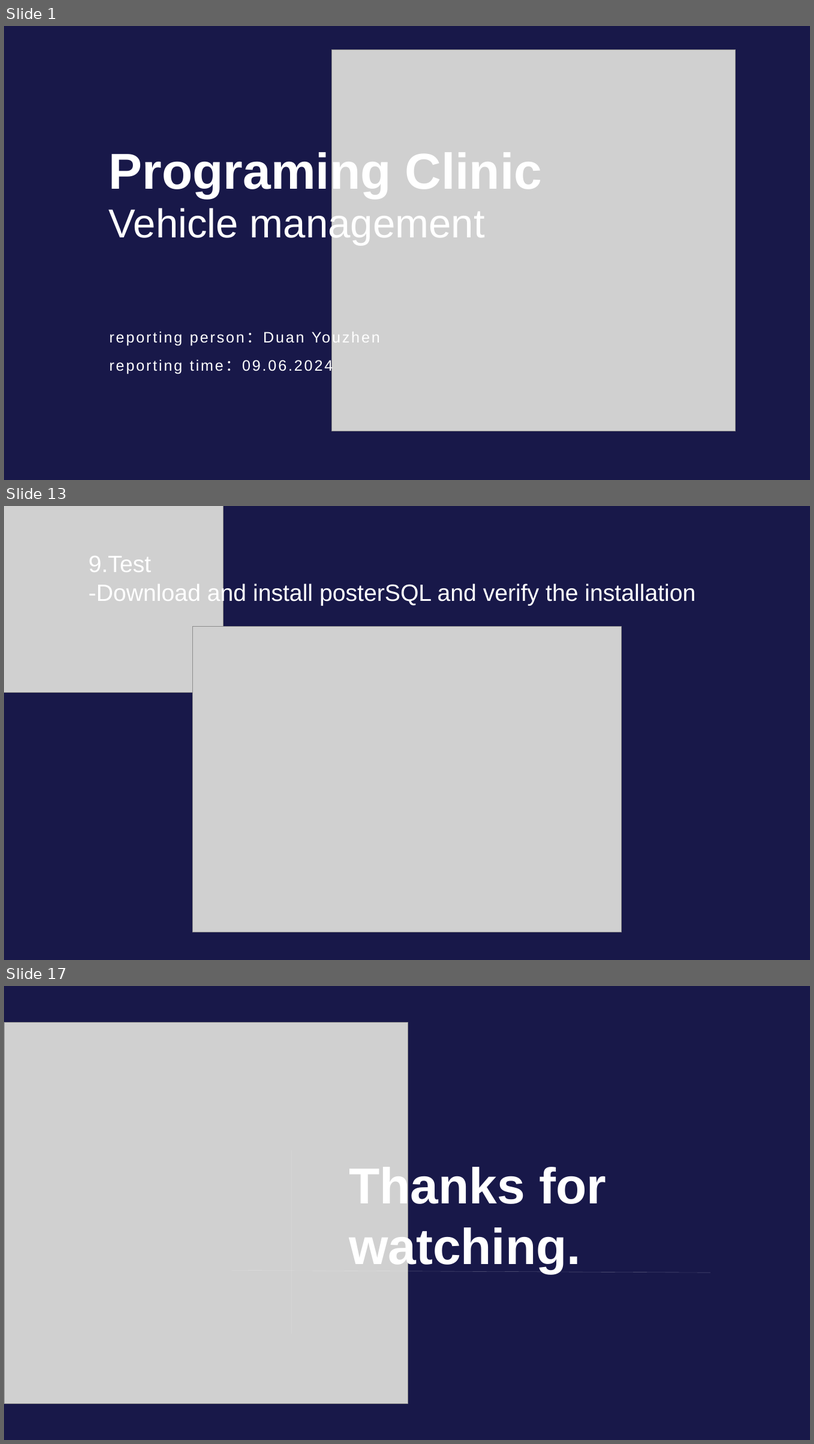
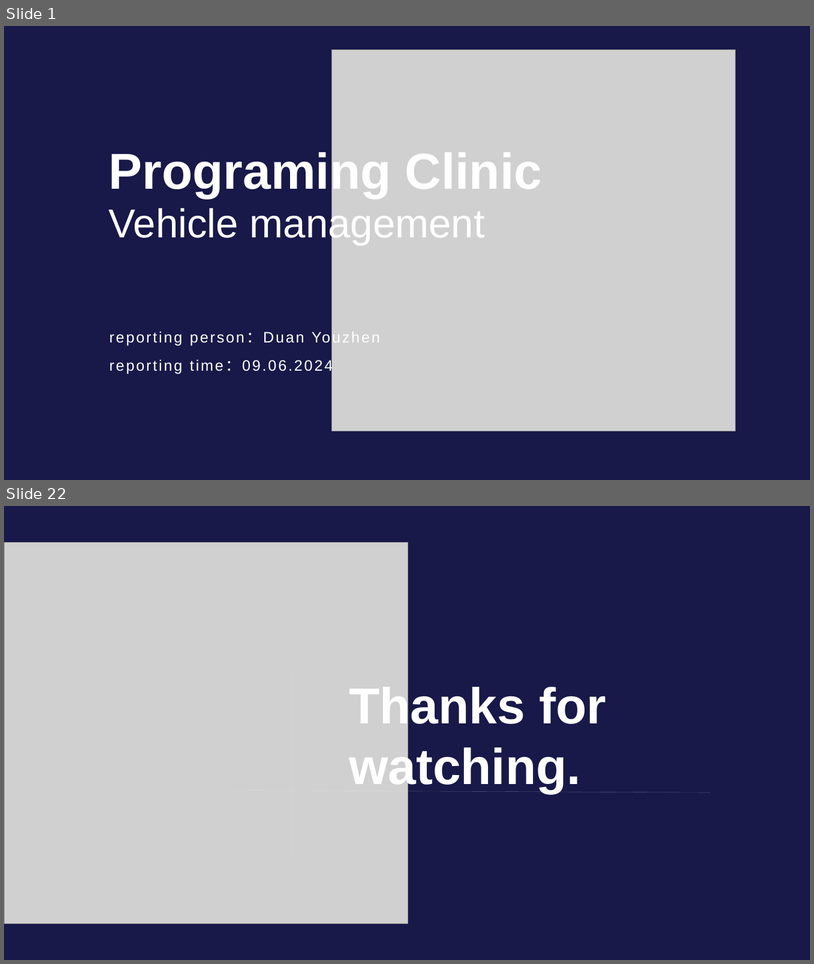
Before and after one commit to LZPMPC005L/Vehicle-management, a slide deck: Vehicle management.pptx. Shown one above the other, each under a label of ours: slides 1, 13 and 17 before the commit, slides 1 and 22 after it; the slides between them are not shown. The pictures are 814x1444 and 814x964 pixels, drawn with LibreOffice and Linux fonts; fonts in the diff are those of the drawing; grey boxes stand for pictures. Boxes give left, top, right and bottom in pixels: in the first picture for what was removed or moved away, otherwise in the second. Text is boxed around its words. In the diff, an @@ line names an element or a change of style, - is before the commit and + after.

```diff
--- a/Vehicle management.pptx
+++ b/Vehicle management.pptx
@@ slide 13 removed at (4, 506, 810, 960), background #181849 @@
@@ picture removed at (4, 506, 224, 693) @@
@@ text removed at (89, 556, 578, 606) @@
-9.Test
--Download and install posterSQL and verify the installation
@@ picture removed at (193, 627, 621, 932) @@
@@ what was slide 17 is now slide 22 @@
```
Also in this commit, not shown: 5 slides changed, 15 slides added, 9 other slides removed, 12 other files.
